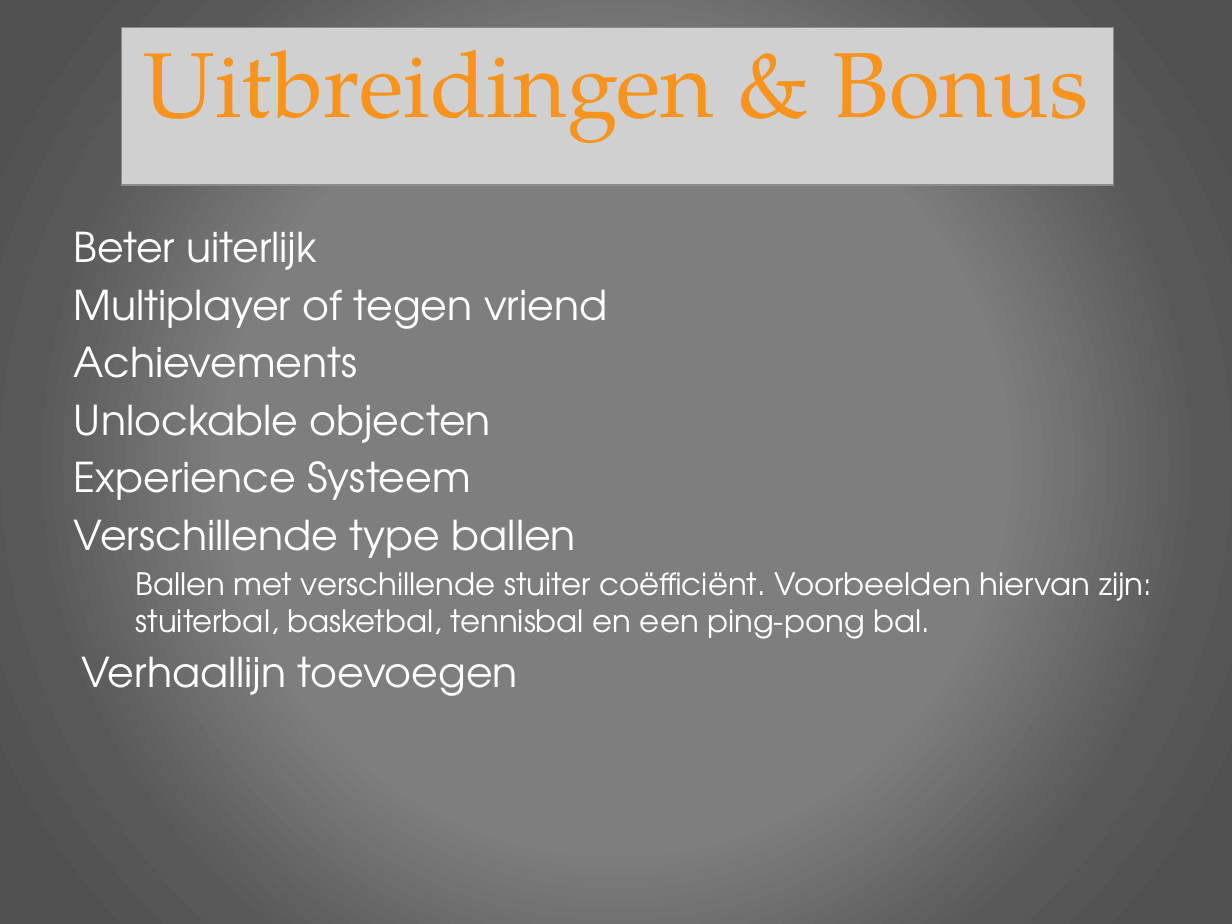
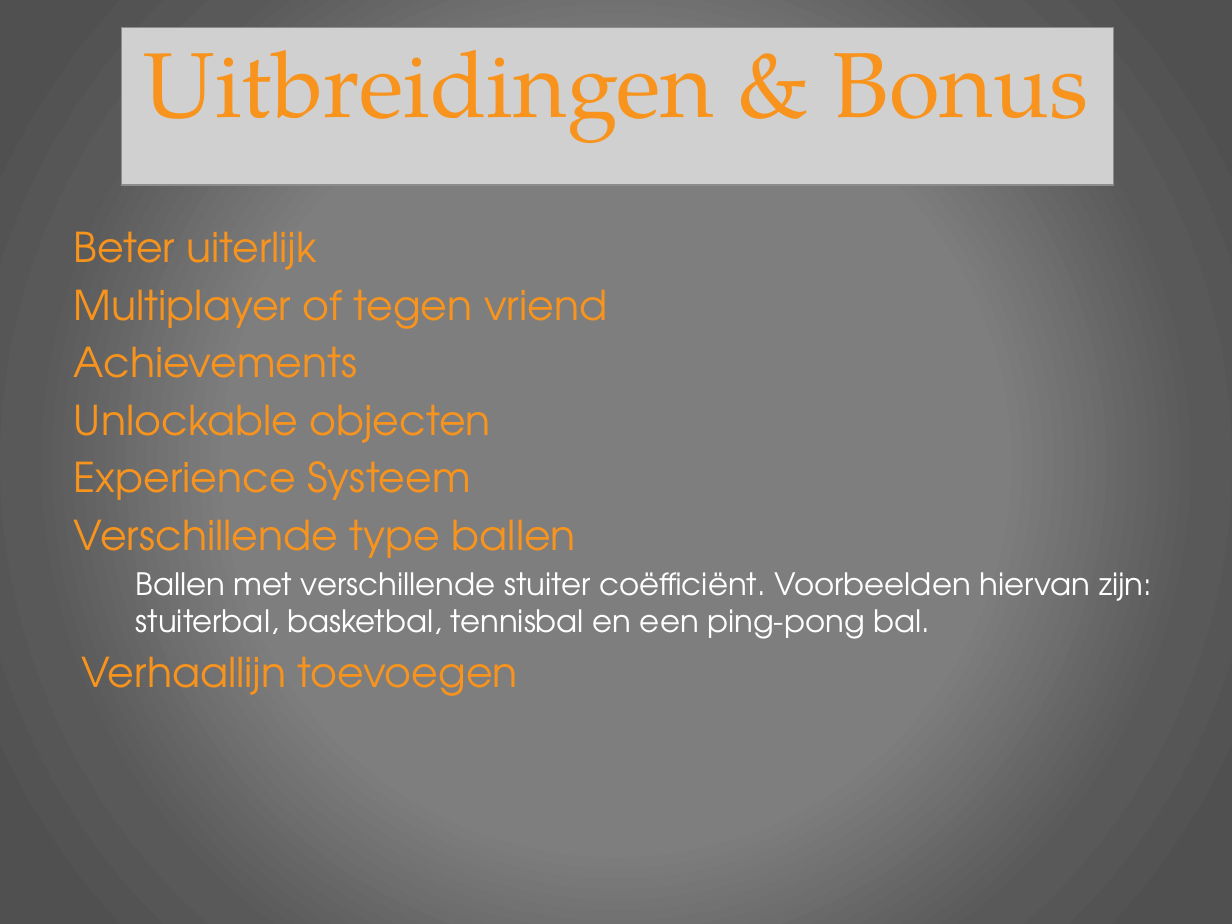
Before and after one commit to DionnV/BallZ2D, a slide deck: slide 9 of Press Kit/Get it in bro - 10 pager.pptx. Drawn at 1232x924 pixels with LibreOffice and Linux fonts; fonts in the diff are those of the drawing; grey boxes stand for pictures. Boxes give left, top, right and bottom in pixels: in the first picture for what was removed or moved away, otherwise in the second. Text is boxed around its words. In the diff, an @@ line names an element or a change of style, - is before the commit and + after.

```diff
--- a/Press Kit/Get it in bro - 10 pager.pptx
+++ b/Press Kit/Get it in bro - 10 pager.pptx
@@ text at [74, 231, 607, 696]: text colour #FFFFFF to #F8941D in "Beter uiterlijk", "Multiplayer of tegen vriend", "Achievements", "Unlockable objecten" and 3 more places @@
```
Also in this commit, not shown: 3 other slides changed, 22 other files.
